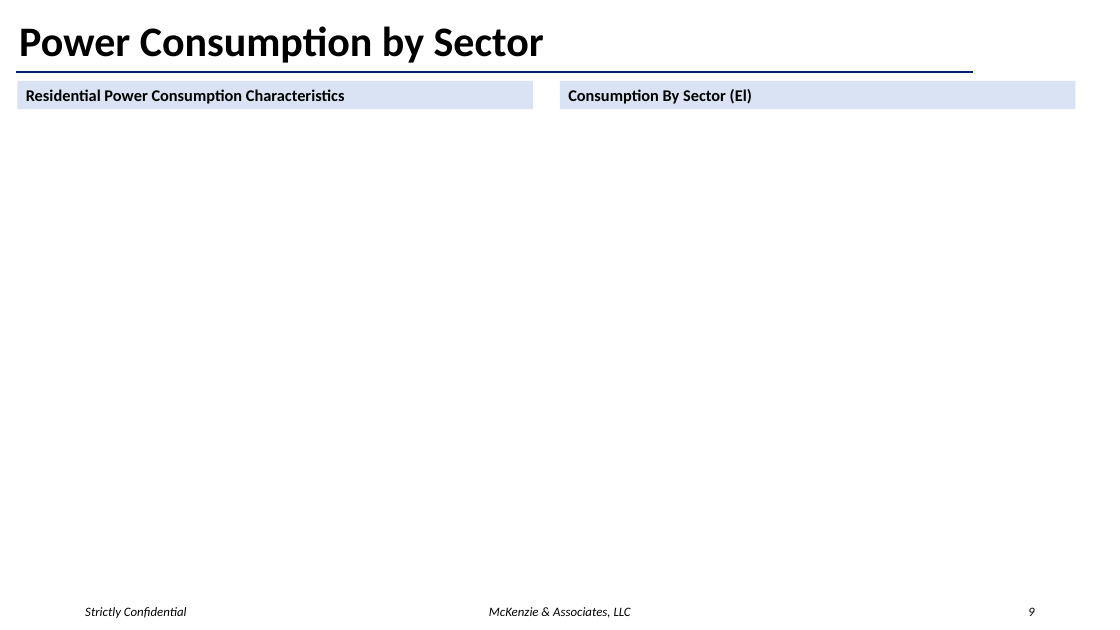
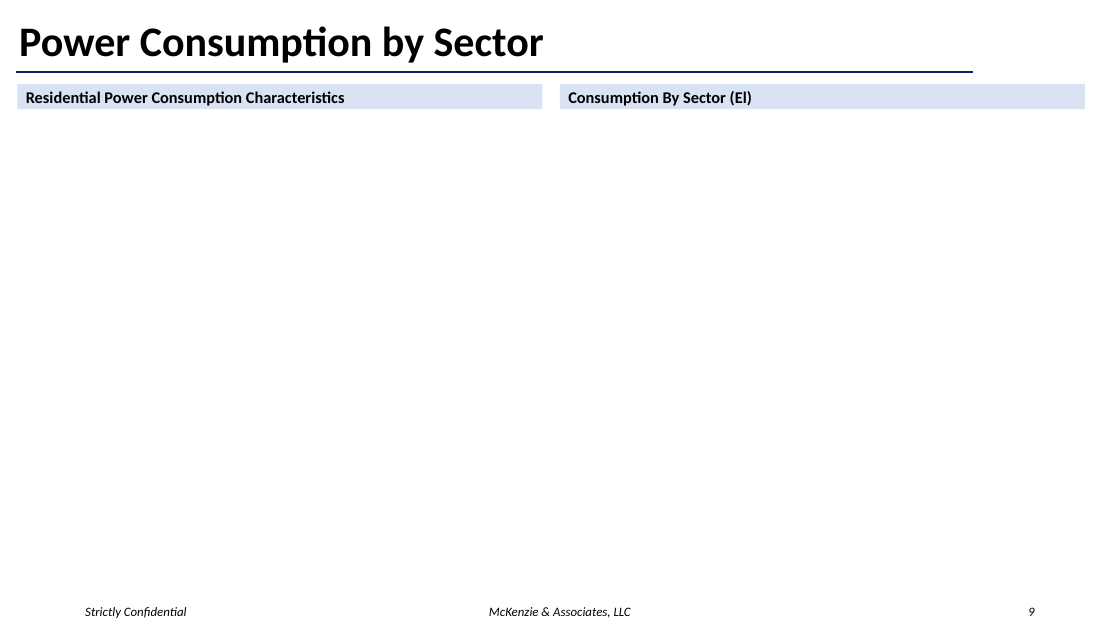
Before and after one commit to McKenzieaa/mck_cfo, a slide deck: slide 9 of streamlit_dashboard/data/energy_template.pptx. Drawn at 1120x630 pixels with LibreOffice and Linux fonts; fonts in the diff are those of the drawing. Boxes give left, top, right and bottom in pixels: in the first picture for what was removed or moved away, otherwise in the second. Text is boxed around its words. In the diff, an @@ line names an element or a change of style, - is before the commit and + after.

```diff
--- a/streamlit_dashboard/data/energy_template.pptx
+++ b/streamlit_dashboard/data/energy_template.pptx
@@ rectangle "Residential Power Consumption Characteristics": place and size @@
-rectangle "Residential Power Consumption Characteristics" at box(18, 81, 533, 109)
+rectangle "Residential Power Consumption Characteristics" at box(18, 84, 543, 109)
@@ rectangle "Consumption By Sector (El)": place and size @@
-rectangle "Consumption By Sector (El)" at box(560, 81, 1075, 109)
+rectangle "Consumption By Sector (El)" at box(560, 84, 1086, 109)
```
Also in this commit, not shown: 15 other slides changed.
